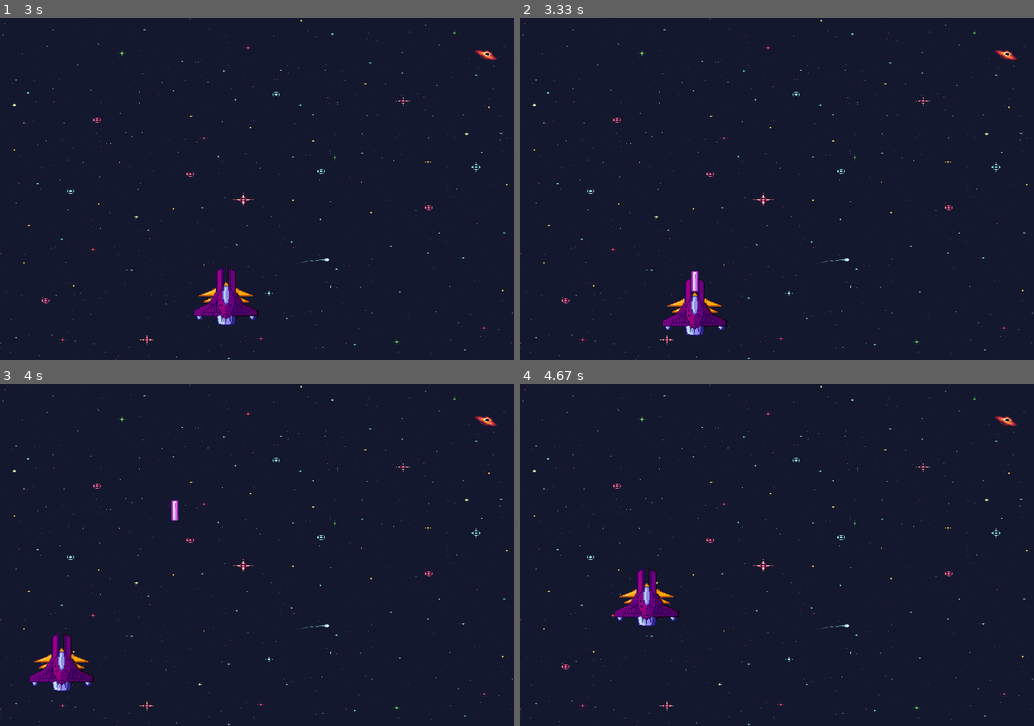
Above: before the commit, frames 1-4 (two rows, left to right).
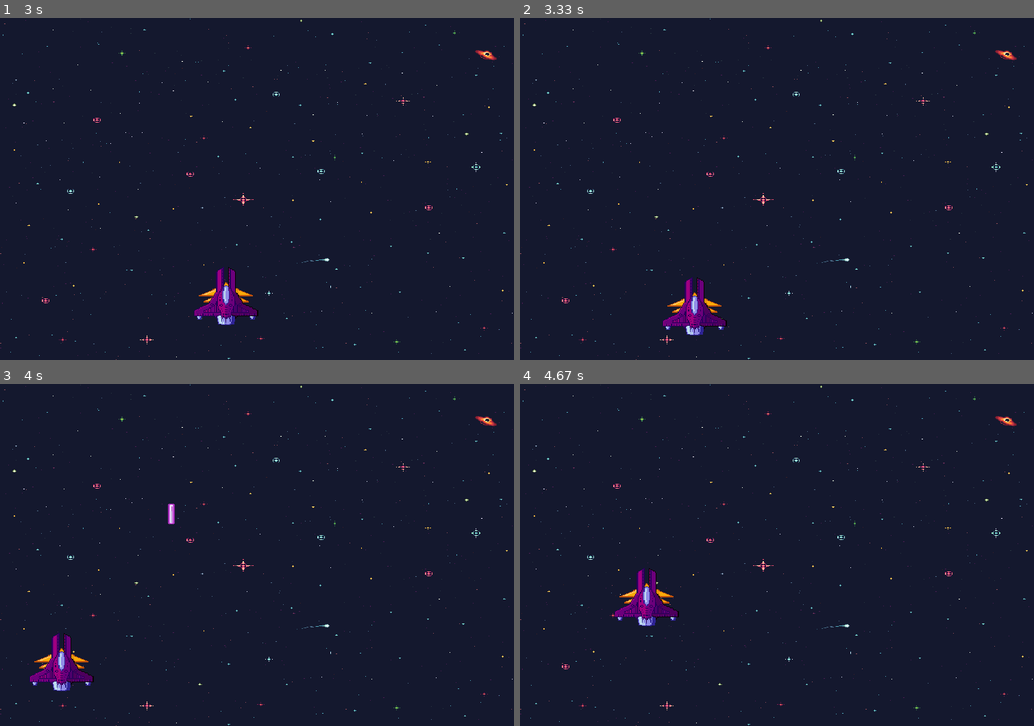
Above: after the commit, the same moments.

Repository: cjs-13/Projeto_pygame
Game: pygame game, started from main.py
Two runs of this game, one before a commit and one after it. Both use one fixed random seed, a clock stepped at 60 frames per second and the inputs below.
Inputs:
- Up to frame 1 (3 s): tap Space at 0.33 s; hold W 1.17-1.63 s; hold D 1.67-2.13 s; hold A 2.17-2.7 s; hold S from 2.73 s (still down)
- Up to frame 2 (3.33 s): release S at 3.03 s; hold Space from 3.07 s (still down); hold A from 3.07 s (still down)
- Up to frame 3 (4 s): release Space at 3.47 s; release A at 3.47 s; hold A 3.5-3.9 s; hold W from 3.93 s (still down)
- Up to frame 4 (4.67 s): release W at 4.3 s; hold D from 4.33 s (still down)

Frame 1 is identical in both runs. In frame 2, less than 0.1% of the frame differs, in the area x 33-35%, y 74-80%; in frame 3, 0.1%, in the area x 32-35%, y 34-41%; in frame 4, nothing differs.

Commit message:
Esc fecha o jogo
apertar o botão esc enquanto joga fecha o jogo

Diff:
--- a/main.py
+++ b/main.py
@@ -123,8 +123,10 @@
                 pygame.quit()
                 exit()
             if event.type == pygame.KEYDOWN:
-                if event.key == pygame.K_SPACE:
-                    jogador.atirar(jogador)
+                if event.key == pygame.K_ESCAPE:
+                    jogando = False
+                    pygame.quit()
+                    exit()
 
         keys = pygame.key.get_pressed()
         if keys[pygame.K_a] and jogador.x - jogador_vel > 0:
